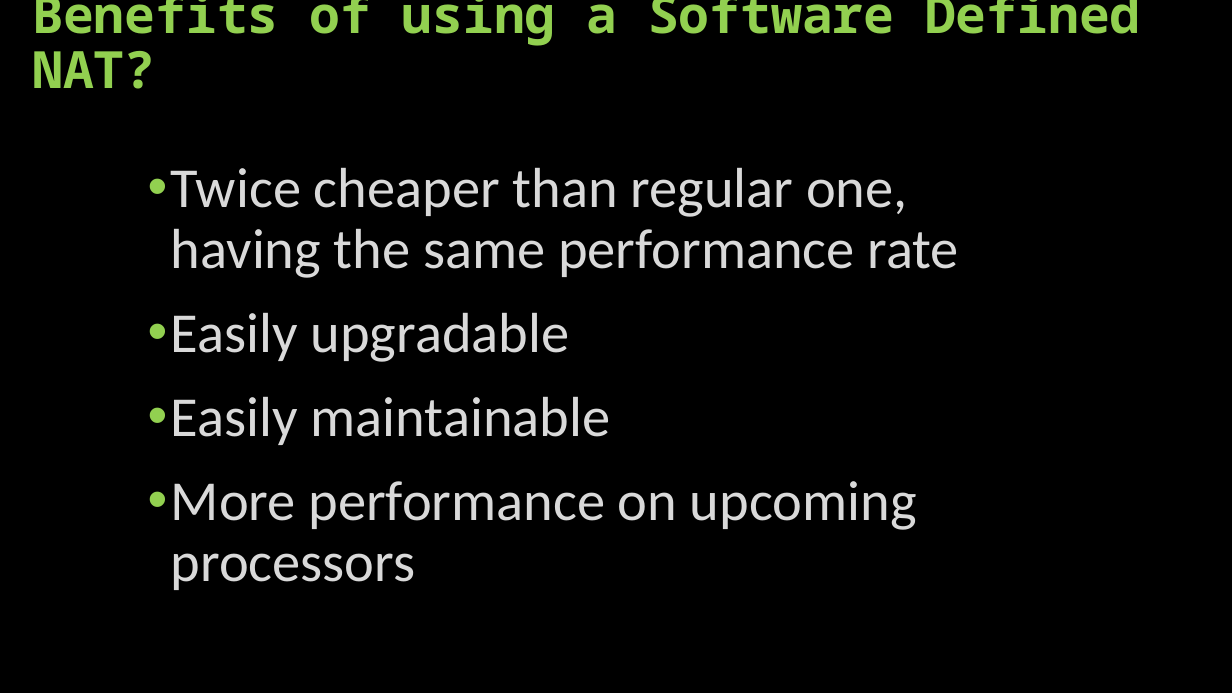
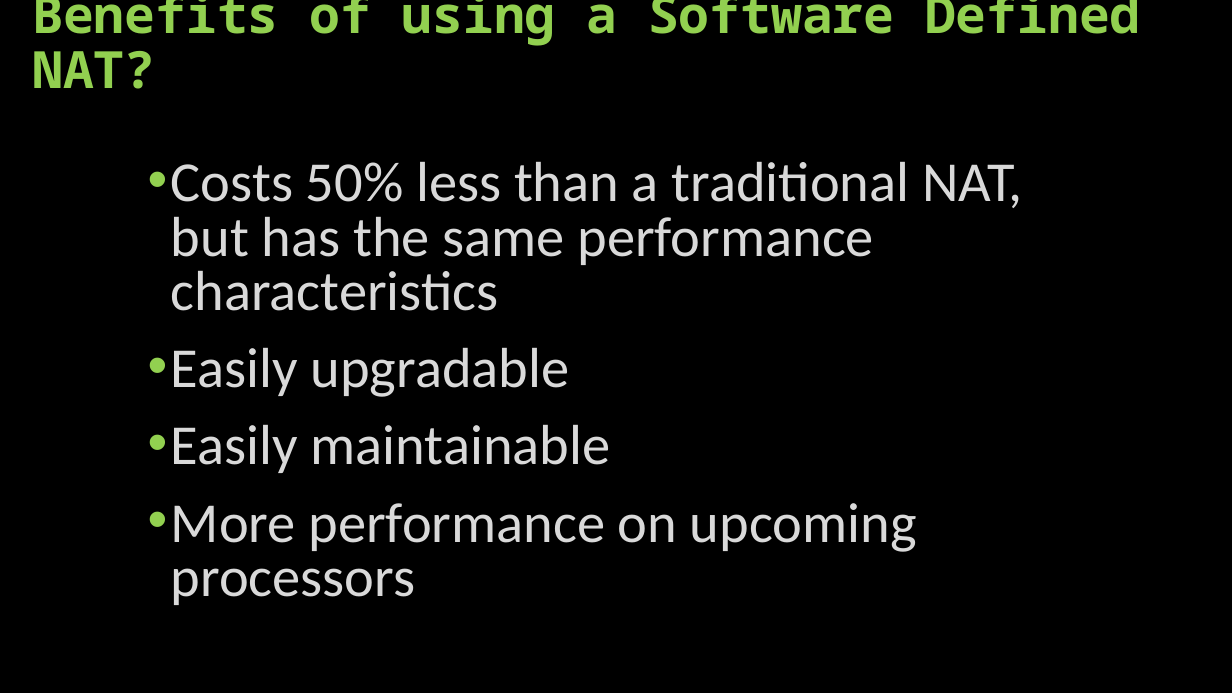
Before and after one commit to denis-plotnikov/nat_results, a slide deck: slide 8 of Network Address Translator presentation.pptx. Drawn at 1232x693 pixels with LibreOffice and Linux fonts; fonts in the diff are those of the drawing. Boxes give left, top, right and bottom in pixels: in the first picture for what was removed or moved away, otherwise in the second. Text is boxed around its words. In the diff, an @@ line names an element or a change of style, - is before the commit and + after.

```diff
--- a/Network Address Translator presentation.pptx
+++ b/Network Address Translator presentation.pptx
@@ text at (171,161,1022,311): text changed @@
-• Twice cheaper than regular one, having the same performance rate
+• Costs 50% less than a traditional NAT, but has the same performance characteristics
@@ text at (171,347,917,605): line spacing 0.9 to 0.8 @@
```
Also in this commit, not shown: 10 other slides changed, 2 other files.
